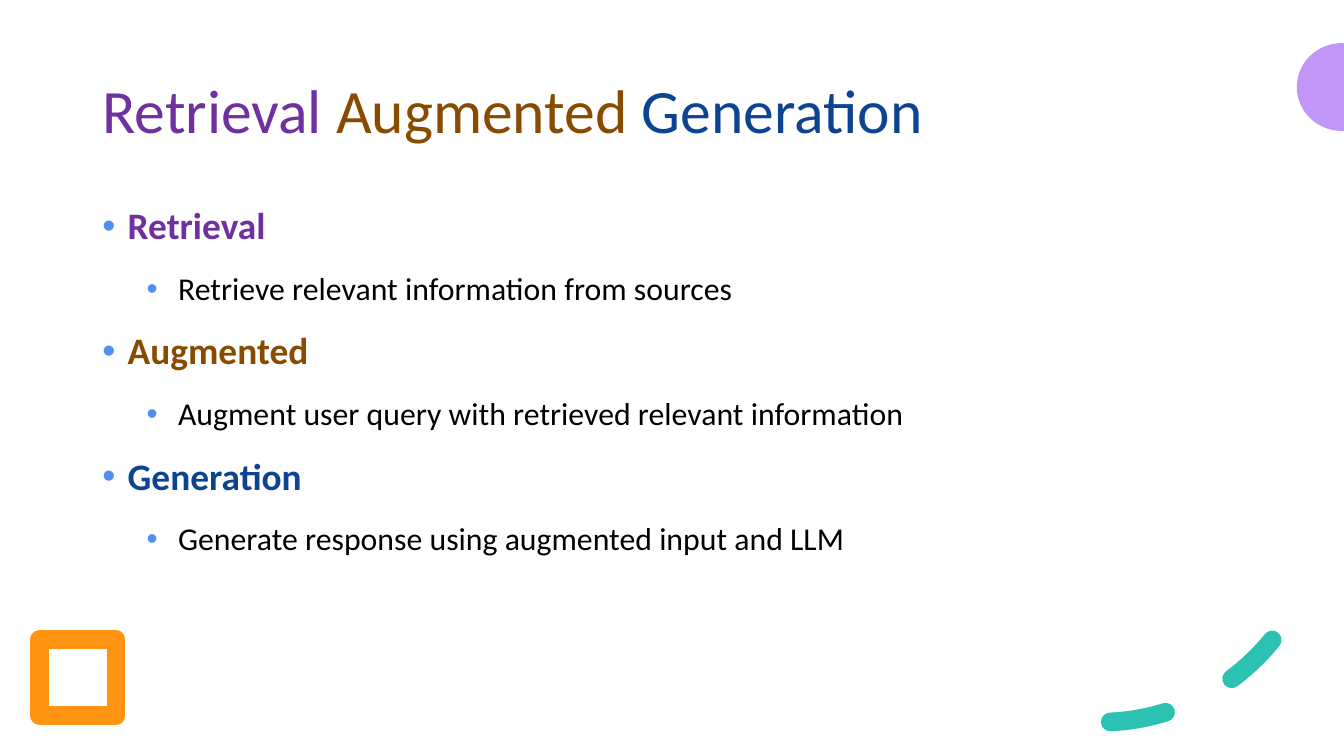
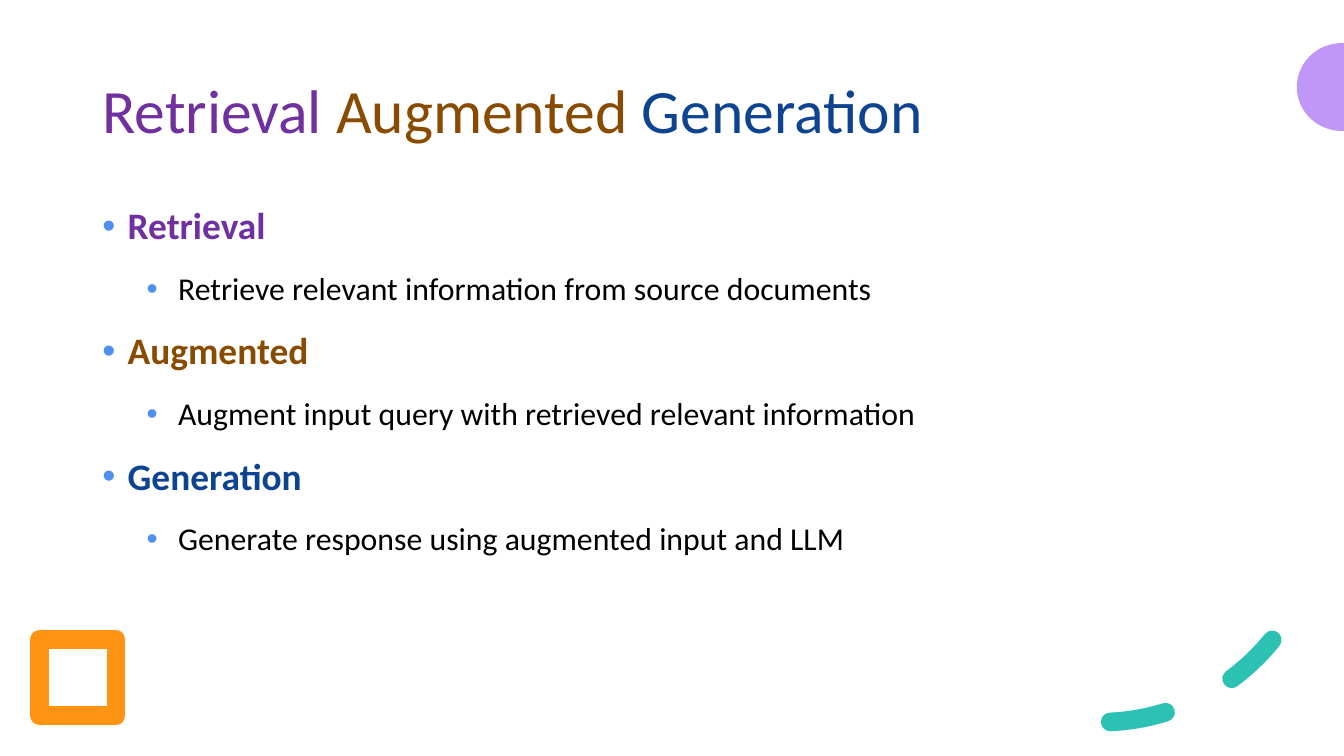
Before and after one commit to look4pritam/LargeLanguageModels, a slide deck: slide 27 of Presentations/IUAC-2024/Introduction_to_Large_Language_Models-From_Foundation_to_Real_World_Applications.pptx. Drawn at 1344x756 pixels with LibreOffice and Linux fonts; fonts in the diff are those of the drawing. Boxes give left, top, right and bottom in pixels: in the first picture for what was removed or moved away, otherwise in the second. Text is boxed around its words. In the diff, an @@ line names an element or a change of style, - is before the commit and + after.

```diff
--- a/Presentations/IUAC-2024/Introduction_to_Large_Language_Models-From_Foundation_to_Real_World_Applications.pptx
+++ b/Presentations/IUAC-2024/Introduction_to_Large_Language_Models-From_Foundation_to_Real_World_Applications.pptx
@@ text at <box>178,278,871,301</box>: text changed @@
-    • Retrieve relevant information from sources
+    • Retrieve relevant information from source documents
@@ text at <box>178,403,915,431</box>: text changed @@
-    • Augment user query with retrieved relevant information
+    • Augment input query with retrieved relevant information
```
Also in this commit, not shown: 3 other slides changed, 1 slide added.
